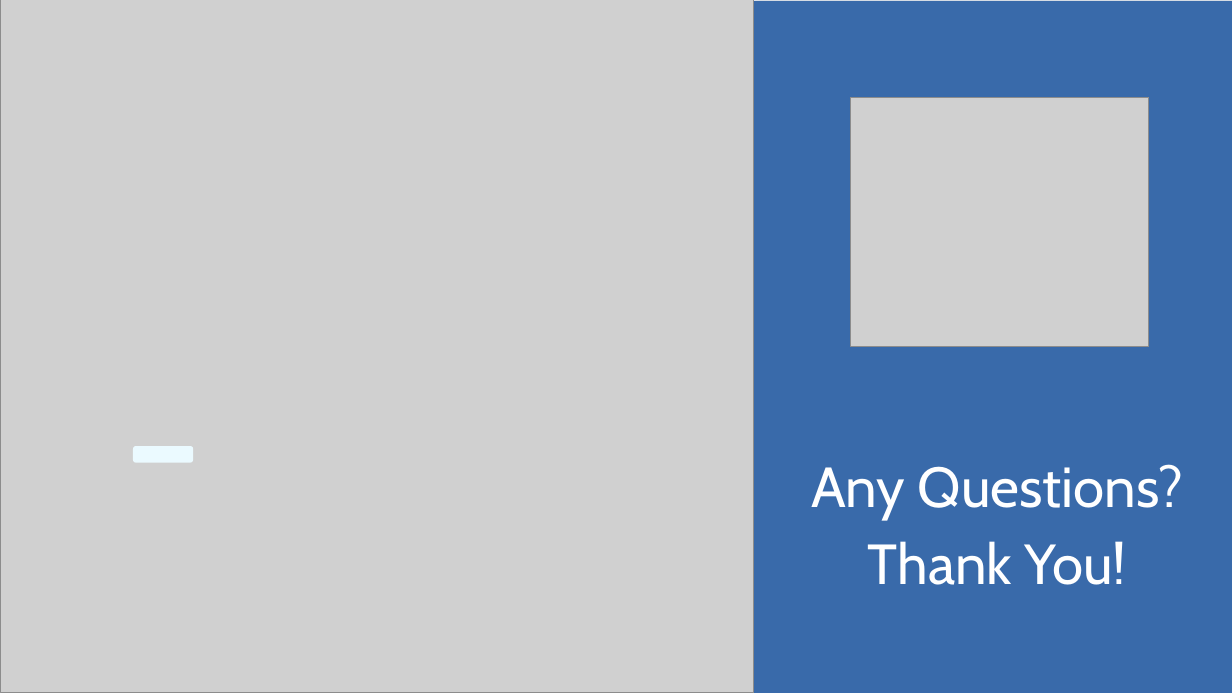
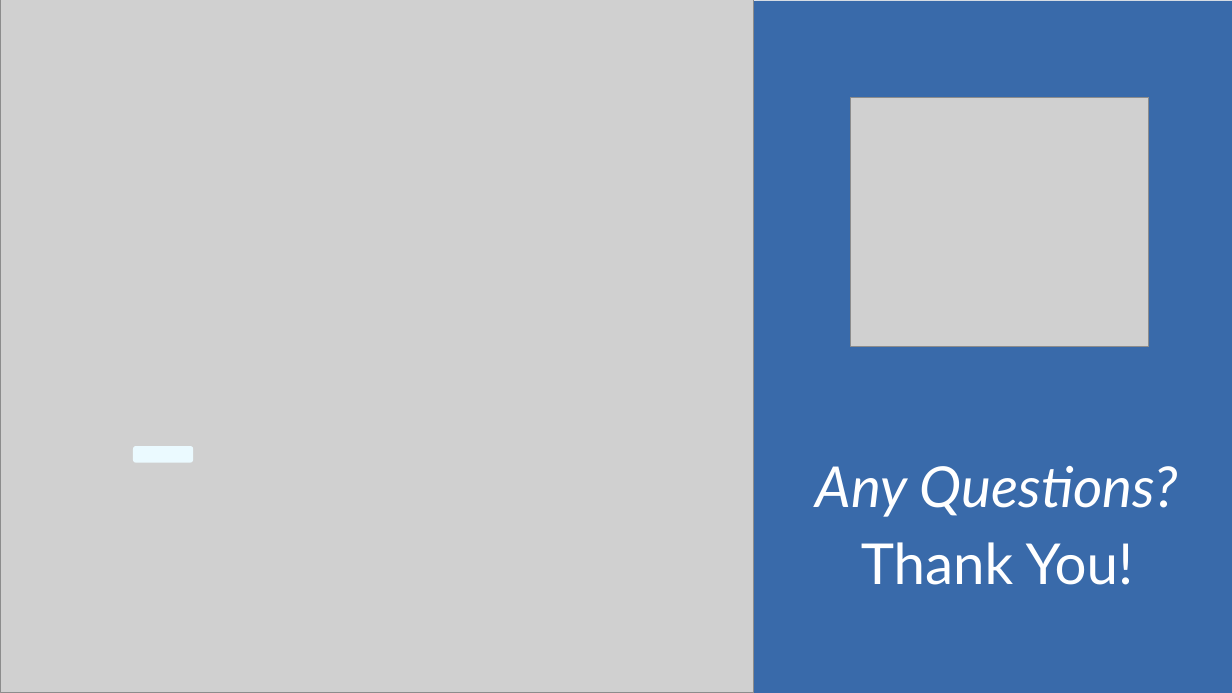
Before and after one commit to deryavuz1/UTSA_CPTC_Team, a slide deck: slide 15 of report/APT-UTSA-Presentation.pptx (slide 12 before the commit). Drawn at 1232x693 pixels with LibreOffice and Linux fonts; fonts in the diff are those of the drawing; grey boxes stand for pictures. Boxes give left, top, right and bottom in pixels: in the first picture for what was removed or moved away, otherwise in the second. Text is boxed around its words. In the diff, an @@ line names an element or a change of style, - is before the commit and + after.

```diff
--- a/report/APT-UTSA-Presentation.pptx
+++ b/report/APT-UTSA-Presentation.pptx
@@ text "Any Questions?" at (x1=816, y1=466, x2=1178, y2=517): font Cabin to Lato, italic on @@
@@ text "Thank You!" at (x1=861, y1=542, x2=1134, y2=585): font Cabin to Lato @@
```
Also in this commit, not shown: 11 other slides changed, 3 slides added, 1 other file.
